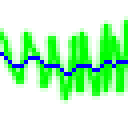
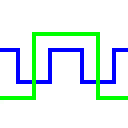
Revision of a layered 128×128 image; what changed, layer by layer:
hid "smooth" over [0,16,128,104]
added layer "time scale" above "reciprocal" over [0,32,128,104]
